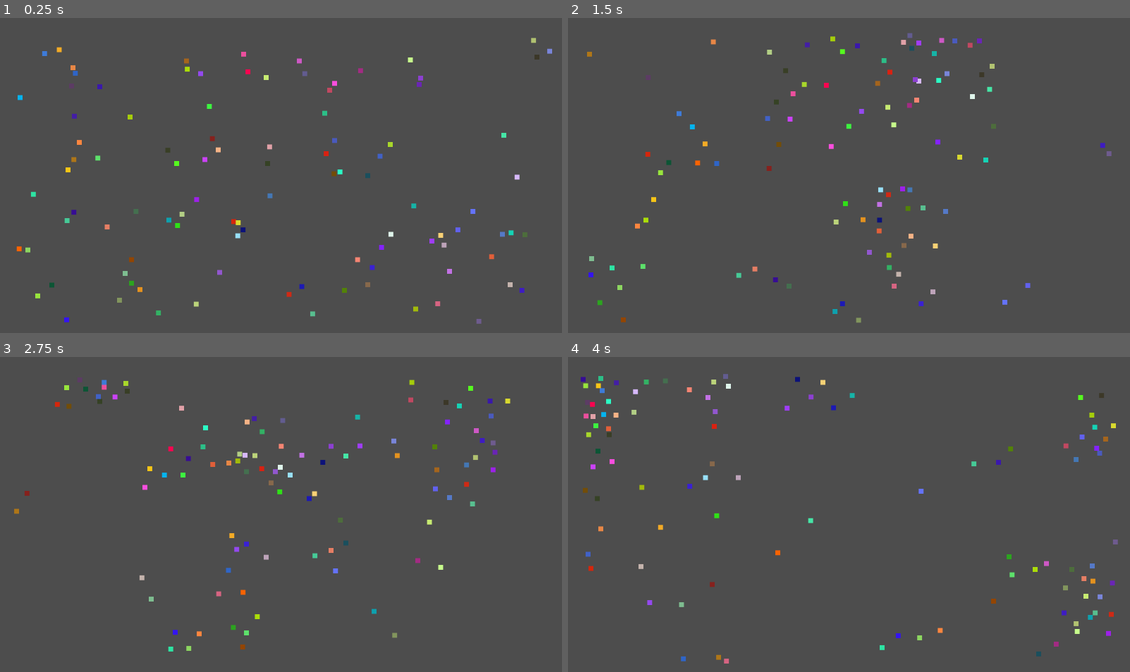
Above: before the commit, frames 1-4 (two rows, left to right).
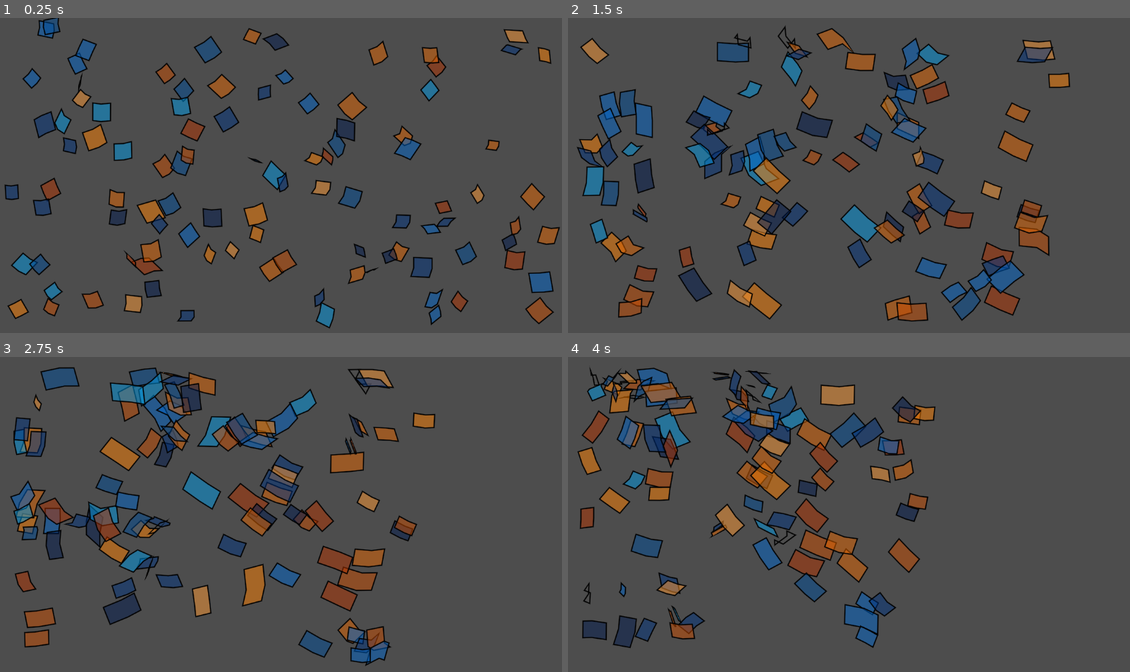
Above: after the commit, the same moments.

Repository: joesobo/EcoSystem
Game: Godot game, scene res://fish_manager.tscn
Same seed, same stepped clock (60 frames per second), same inputs: the game is played once before the commit and once after it. This scene is started directly instead of the project's main scene.
Inputs:
- Up to frame 1 (0.25 s): no input
- Up to frame 2 (1.5 s): no input
- Up to frame 3 (2.75 s): no input
- Up to frame 4 (4 s): no input

The runs differ from the first frame. In frame 1, 15% of the frame differs, in the area x 0-100%, y 0-99%; in frame 2, 20%, in the area x 1-97%, y 2-97%; in frame 3, 19%; in frame 4, 17%.

Commit message:
outline and color palette

Diff:
--- a/Boid.gd
+++ b/Boid.gd
@@ -1,6 +1,6 @@
 extends RigidBody2D
 
-@export var maxSpeed = 400
+@export var maxSpeed = 200
 @export var speed = 0
 @export var velocity: Vector2
 
@@ -13,6 +13,28 @@
 @export var alignmentForce: = 0.05
 @export var separationForce: = 0.05
 
+var maxSize = 20
+var minSize = 5
+
+var color_palette = [
+	Color(0.0, 0.4, 0.8, 1.0),  # Blue
+	Color(0.0, 0.6, 0.9, 1.0),  # Lighter Blue
+	Color(0.0, 0.3, 0.6, 1.0),  # Darker Blue
+	Color(0.0, 0.2, 0.5, 1.0),  # Even Darker Blue
+	Color(0.0, 0.1, 0.3, 1.0),  # Darkest Blue
+	Color(1.0, 0.5, 0.0, 1.0),  # Orange
+	Color(1.0, 0.6, 0.2, 1.0),  # Lighter Orange
+	Color(0.9, 0.4, 0.0, 1.0),  # Darker Orange
+	Color(0.8, 0.3, 0.0, 1.0),  # Even Darker Orange
+	Color(0.7, 0.2, 0.0, 1.0)   # Darkest Orange
+]
+var isBlue = false
+
+var tail_positions: Array = []
+var max_tail_length = 12
+var frame_count = 0
+var frame_skip = 2
+
 var flock = []
 
 var viewport_rect
@@ -32,7 +54,89 @@
 	speed = randf_range(maxSpeed / 2, maxSpeed)
 	velocity = randomVelocity()
 
-	modulate = Color(randf(), randf(), randf(), 1)
+	isBlue = randi() % 2 == 0
+	var halfSize = color_palette.size() / 2
+
+	if isBlue:
+		modulate = color_palette[randi() % halfSize]
+	else:
+		modulate = color_palette[halfSize + randi() % halfSize]
+
+func get_interpolated_points(start, end, steps):
+	var points = []
+	for i in range(steps + 1):
+		var t = i / steps
+		points.append(start.linear_interpolate(end, t))
+	return points
+
+func _draw():
+	var velocityMagnitude = velocity.length()
+	var size = minSize + ((maxSize - minSize) * (velocityMagnitude / maxSpeed))
+
+	var convex_offset = size + (size / 10)
+	var concave_offset = size - (size / 10)
+	var debug_point_radius = 3.0
+	var debug_point_color = Color.WHITE
+	debug_point_color.a = 0.5
+
+	# Draw the tail
+	for i in range(tail_positions.size() - 1):
+		var start = tail_positions[i] - global_position
+		var end = tail_positions[i + 1] - global_position
+		# draw_circle(start, debug_point_radius, debug_point_color)
+
+	# Calculate front and back offsets based on velocity
+	var velocity_norm = velocity.normalized()
+	var front_offsets = [velocity_norm.rotated(deg_to_rad(90)) * size, velocity_norm.rotated(deg_to_rad(-90)) * size]
+	var back_offsets = [-velocity_norm.rotated(deg_to_rad(90)) * size, -velocity_norm.rotated(deg_to_rad(-90)) * size]
+
+	# Draw front points
+	var front_points = []
+	for offset in front_offsets:
+		var front_point = offset
+		front_points.append(front_point)
+
+	# Draw back points, based on the last tail_position if available
+	var back_points = []
+	if tail_positions.size() > 0:
+		var last_tail_position = tail_positions[tail_positions.size() - 1] - global_position
+		for offset in back_offsets:
+			var back_point = last_tail_position + offset
+			back_points.append(back_point)
+
+	# Calculate middle points based on the middle tail position
+	var middle_points = []
+	if tail_positions.size() > 2:
+		var mid_tail_position = tail_positions[tail_positions.size() / 2] - global_position
+		var turning_right = global_position.x > tail_positions[tail_positions.size() - 1].x
+
+		var left_offset_magnitude = convex_offset if turning_right else concave_offset
+		var right_offset_magnitude = concave_offset if turning_right else convex_offset
+
+		var mid_offsets = [
+			velocity_norm.rotated(deg_to_rad(90)) * left_offset_magnitude,
+			-velocity_norm.rotated(deg_to_rad(90)) * right_offset_magnitude
+		]
+
+		for offset in mid_offsets:
+			var middle_point = mid_tail_position + offset
+			middle_points.append(middle_point)
+
+		# Store the points
+	var polygon_points = []
+
+	if tail_positions.size() > 2:
+		polygon_points.append(front_points[0])
+		polygon_points.append(middle_points[0])
+		polygon_points.append(back_points[1])
+		polygon_points.append(back_points[0])
+		polygon_points.append(middle_points[1])
+		polygon_points.append(front_points[1])
+		polygon_points.append(front_points[0])
+
+		# Draw filled polygon
+		draw_colored_polygon(polygon_points, debug_point_color)
+		draw_polyline(polygon_points, Color.BLACK, 1, true)
 
 func _on_Area2D_area_entered(area):
 	if area != self and area not in flock:
@@ -67,10 +171,22 @@
 
 	set_linear_velocity(velocity)
 
+	# Update tail positions only every `frame_skip` frames
+	frame_count += 1
+	if frame_count % frame_skip == 0:
+		tail_positions.insert(0, global_position)
+		if tail_positions.size() > max_tail_length:
+			tail_positions.pop_back()
+
+	queue_redraw()
+
 func separation():
 	var avoidVector = Vector2()
 
 	for flockMate in flock:
+		if flockMate.isBlue != isBlue:
+			continue
+
 		var flockMatePosition = flockMate.global_position
 
 		var distance = global_position.distance_to(flockMatePosition)
@@ -84,6 +200,9 @@
 	var alignVector = Vector2()
 
 	for flockMate in flock:
+		if flockMate.isBlue != isBlue:
+			continue
+
 		if (global_position.distance_to(flockMate.global_position) < visualRange):
 			alignVector += flockMate.velocity
 			numNeighbors += 1
@@ -98,6 +217,9 @@
 	var centerVector = Vector2()
 
 	for flockMate in flock:
+		if flockMate.isBlue != isBlue:
+			continue
+
 		if (global_position.distance_to(flockMate.global_position) < visualRange):
 			centerVector += flockMate.global_position
 			numNeighbors += 1
--- a/fish.tscn
+++ b/fish.tscn
@@ -17,11 +17,13 @@
 script = ExtResource("1_8igcb")
 
 [node name="CollisionShape2D" type="CollisionShape2D" parent="RigidBody2D"]
+visible = false
 position = Vector2(5, 5)
 scale = Vector2(10, 10)
 shape = SubResource("RectangleShape2D_k5teq")
 
 [node name="Sprite2D" type="Sprite2D" parent="RigidBody2D"]
+visible = false
 position = Vector2(5, 5)
 scale = Vector2(10, 10)
 texture = SubResource("CanvasTexture_huqkc")
